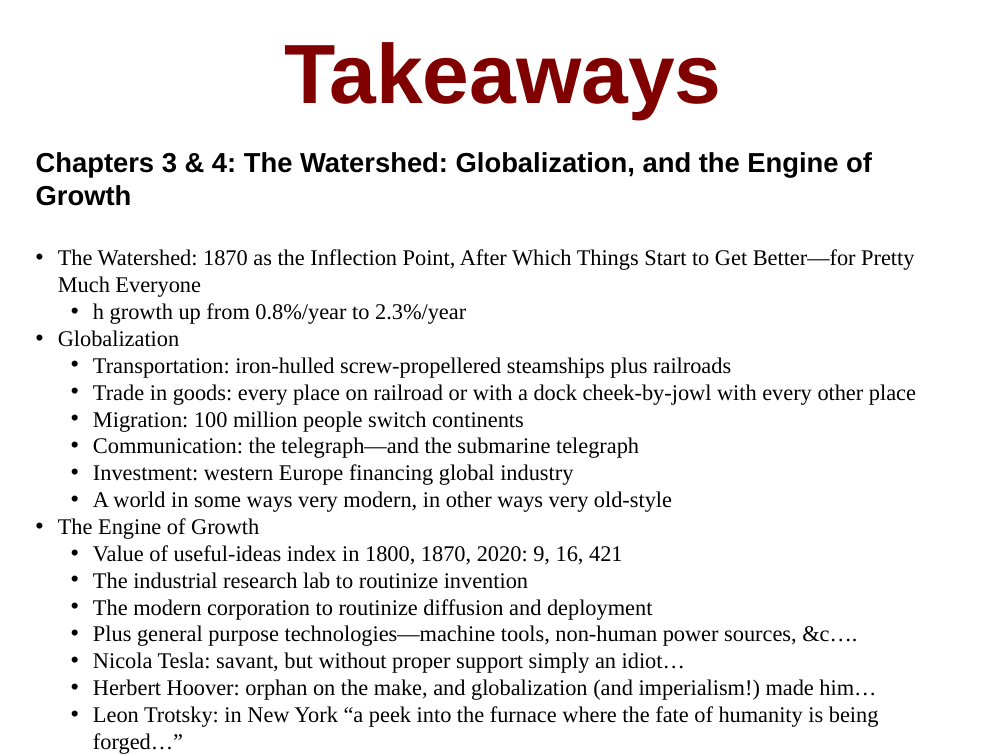
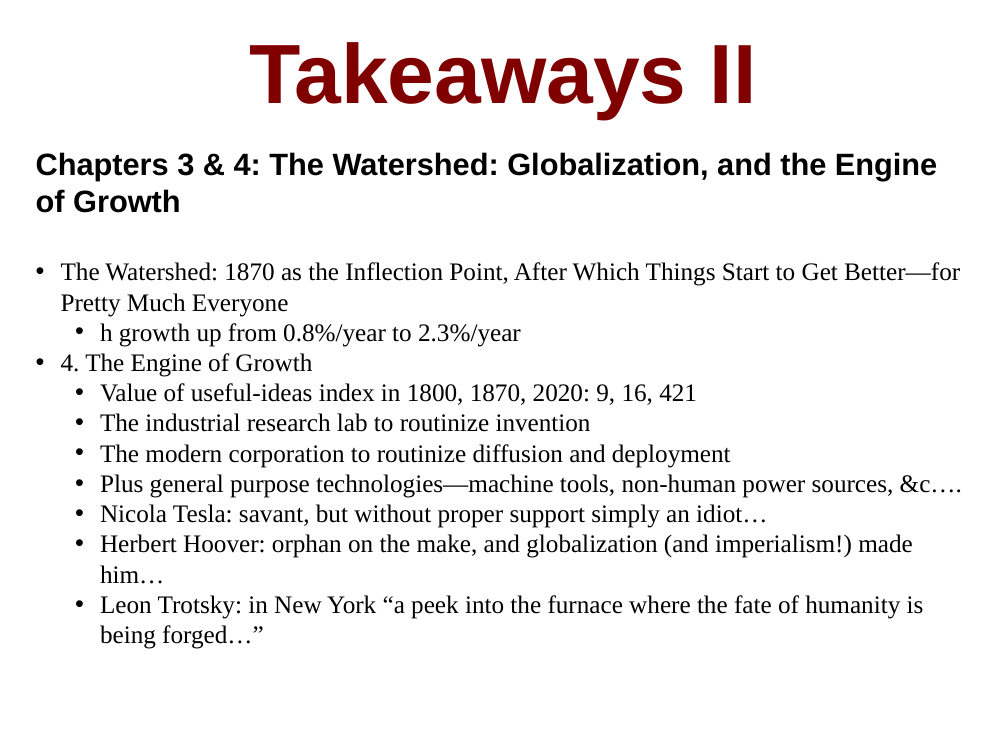
Before and after one commit to DavidLJ/public-files, a slide deck: slide 55 of econ-115-lecture-2.pptx (slide 54 before the commit). Drawn at 1008x756 pixels with LibreOffice and Linux fonts; fonts in the diff are those of the drawing. Boxes give left, top, right and bottom in pixels: in the first picture for what was removed or moved away, otherwise in the second. Text is boxed around its words. In the diff, an @@ line names an element or a change of style, - is before the commit and + after.

```diff
--- a/econ-115-lecture-2.pptx
+++ b/econ-115-lecture-2.pptx
@@ title at (x1=249, y1=42, x2=757, y2=118): text changed @@
-Takeaways
+Takeaways II
@@ text at (x1=36, y1=152, x2=962, y2=649): size 19.6 to 22 pt in "Chapters 3 & 4: The Watershed: Globalization, ..."; size 16 to 18 pt in "The Watershed: 1870 as the Inflection Point, ...", "h growth up from 0.8%/year to 2.3%/year", "Value of useful-ideas index in 1800, 1870, ...", "The industrial research lab to routinize invention" and 5 more places; indent changed @@
@@ text at (x1=61, y1=353, x2=312, y2=377): text changed; size 16 to 18 pt @@
-• Globalization
-  • Transportation: iron-hulled screw-propellered steamships plus railroads
-  • Trade in goods: every place on railroad or with a dock cheek-by-jowl with every other place
-  • Migration: 100 million people switch continents
-  • Communication: the telegraph—and the submarine telegraph
-  • Investment: western Europe financing global industry
-  • A world in some ways very modern, in other ways very old-style
-• The Engine of Growth
+• 4. The Engine of Growth
```
Also in this commit, not shown: 1 slide added.
